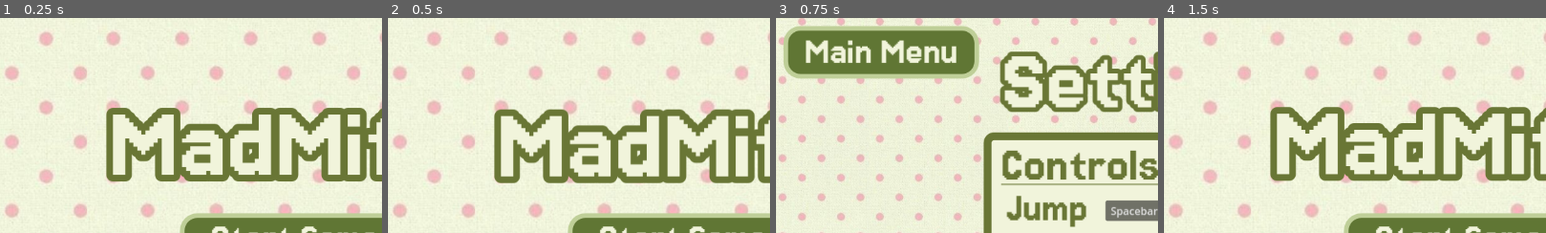
Above: before the commit, frames 1-4 (left to right).
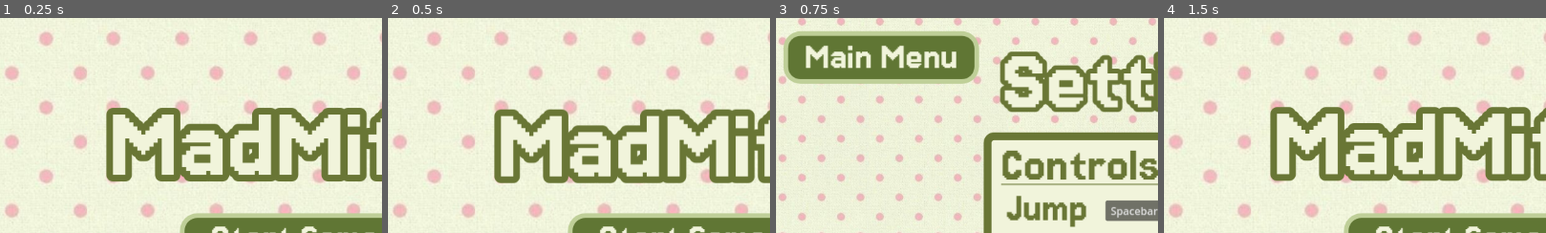
Above: after the commit, the same moments.

Repository: OhKay404/MadMiffy
Game: Godot game, scene res://Scenes/title_screen.tscn
The game is run twice, just before and just after one commit, with the same random seed, the same clock (stepped at 60 frames per second) and the same inputs.
Inputs:
- Up to frame 1 (0.25 s): no input
- Up to frame 2 (0.5 s): no input
- Up to frame 3 (0.75 s): click "Settings" at 0.5 s
- Up to frame 4 (1.5 s): click "Main Menu" at 1.25 s
The pictures show only the part of the screen within x 1-51%, y 1-51%; the shares and areas given below are measured in that part.

Frames 1-2 are identical in both runs. In frame 3, 7.1% of the frame differs, in the area x 2-54%, y 3-31%; in frame 4, nothing differs.

Commit message:
Add hover floating state to Main Menu button in settings screen

Diff:
--- a/Scenes/settings_scene.tscn
+++ b/Scenes/settings_scene.tscn
@@ -101,9 +101,9 @@
 
 [node name="HomeButton" type="Button" parent="."]
 offset_left = 20.142
-offset_top = 21.2374
+offset_top = 29.3278
 offset_right = 317.142
-offset_bottom = 101.237
+offset_bottom = 109.328
 mouse_default_cursor_shape = 2
 theme_override_colors/font_hover_color = Color(0.376471, 0.462745, 0.203922, 1)
 theme_override_colors/icon_normal_color = Color(0.376471, 0.462745, 0.203922, 1)
@@ -268,6 +268,8 @@
 
 [connection signal="button_down" from="HomeButton" to="HomeButton" method="_on_button_down"]
 [connection signal="button_up" from="HomeButton" to="HomeButton" method="_on_button_up"]
+[connection signal="mouse_entered" from="HomeButton" to="HomeButton" method="_on_mouse_entered"]
+[connection signal="mouse_exited" from="HomeButton" to="HomeButton" method="_on_mouse_exited"]
 [connection signal="pressed" from="HomeButton" to="." method="_on_home_button_pressed"]
 [connection signal="value_changed" from="VolumeAdjust" to="." method="_on_volume_adjust_value_changed"]
 [connection signal="toggled" from="ToggleVolume" to="." method="_on_toggle_volume_toggled"]
--- a/Scripts/home_button.gd
+++ b/Scripts/home_button.gd
@@ -1,12 +1,15 @@
 extends Button
 
 var tween:Tween
+var original_Y = position.y
 
 # Called when the node enters the scene tree for the first time.
 func _ready() -> void:
 	pivot_offset = size * Vector2(0.5, 1.0)
 	button_down.connect(_on_button_down)
 	button_up.connect(_on_button_up)
+	mouse_entered.connect(_on_mouse_entered)
+	mouse_exited.connect(_on_mouse_exited)
 
 # Called every frame. 'delta' is the elapsed time since the previous frame.
 func _process(delta: float) -> void:
@@ -20,3 +23,18 @@
 	tween = create_tween()
 	tween.set_ease(Tween.EASE_OUT)
 	tween.tween_property(self, "scale", Vector2(1,1), 0.1)
+
+
+func _on_mouse_entered() -> void:
+	if tween: tween.kill()
+	tween = create_tween()
+	tween.set_ease(Tween.EASE_OUT)
+	tween.set_trans(Tween.TRANS_CIRC)
+	tween.tween_property(self, "position", Vector2(position.x, original_Y - 8), 0.1)
+
+func _on_mouse_exited() -> void:
+	if tween: tween.kill()
+	tween = create_tween()
+	tween.set_ease(Tween.EASE_OUT)
+	tween.set_trans(Tween.TRANS_CIRC)
+	tween.tween_property(self, "position", Vector2(position.x, original_Y), 0.1)
